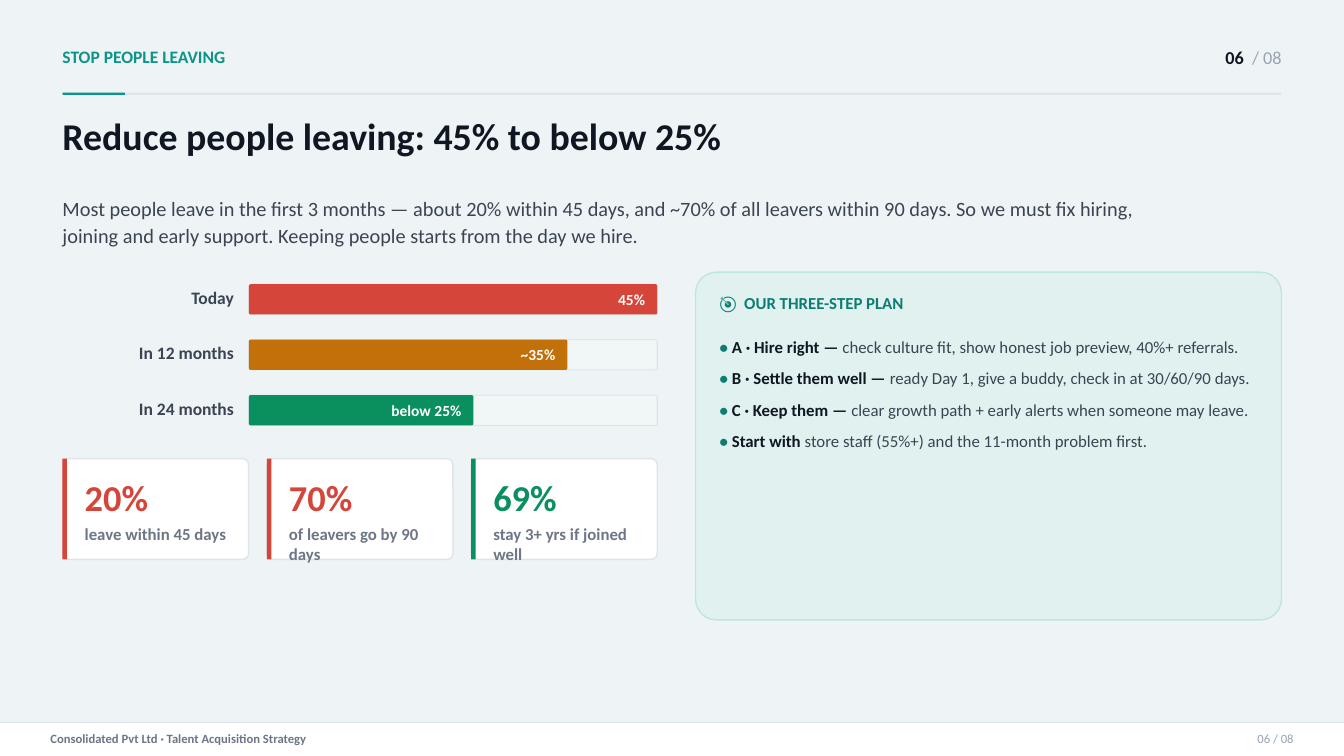
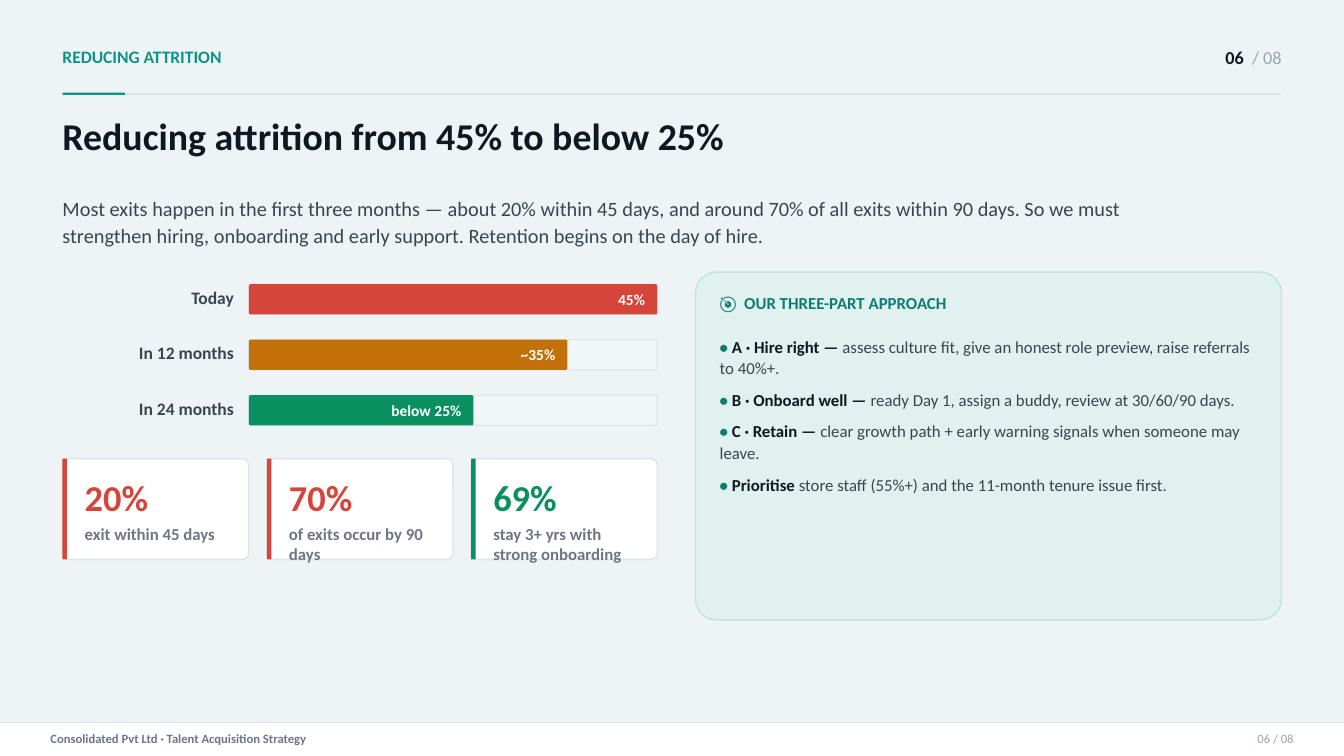
Before and after one commit to mi2arun/ta-strategy-consolidated, a slide deck: slide 7 of TA-Strategy.pptx. Drawn at 1344x756 pixels with LibreOffice and Linux fonts; fonts in the diff are those of the drawing. Boxes give left, top, right and bottom in pixels: in the first picture for what was removed or moved away, otherwise in the second. Text is boxed around its words. In the diff, an @@ line names an element or a change of style, - is before the commit and + after.

```diff
--- a/TA-Strategy.pptx
+++ b/TA-Strategy.pptx
@@ text at <box>62,51,222,63</box>: text changed @@
-STOP PEOPLE LEAVING
+REDUCING ATTRITION
@@ text at <box>62,123,724,157</box>: text changed @@
-Reduce people leaving: 45% to below 25%
+Reducing attrition from 45% to below 25%
@@ text at <box>62,202,1119,247</box>: text changed @@
-Most people leave in the first 3 months — about 20% within 45 days, and ~70% of all leavers within 90 days. So we must fix hiring, joining and early support. Keeping people starts from the day we hire.
+Most exits happen in the first three months — about 20% within 45 days, and around 70% of all exits within 90 days. So we must strengthen hiring, onboarding and early support. Retention begins on the day of hire.
@@ text at <box>744,298,947,309</box>: text changed @@
-🎯 OUR THREE-STEP PLAN
+🎯 OUR THREE-PART APPROACH
@@ text at <box>720,341,1250,493</box>: text changed @@
-• A · Hire right — check culture fit, show honest job preview, 40%+ referrals.
-• B · Settle them well — ready Day 1, give a buddy, check in at 30/60/90 days.
-• C · Keep them — clear growth path + early alerts when someone may leave.
-• Start with store staff (55%+) and the 11-month problem first.
+• A · Hire right — assess culture fit, give an honest role preview, raise referrals to 40%+.
+• B · Onboard well — ready Day 1, assign a buddy, review at 30/60/90 days.
+• C · Retain — clear growth path + early warning signals when someone may leave.
+• Prioritise store staff (55%+) and the 11-month tenure issue first.
@@ text at <box>85,528,215,543</box>: text changed @@
-leave within 45 days
+exit within 45 days
@@ text at <box>289,528,423,563</box>: text changed @@
-of leavers go by 90 days
+of exits occur by 90 days
@@ text at <box>493,528,621,563</box>: text changed @@
-stay 3+ yrs if joined well
+stay 3+ yrs with strong onboarding
```
Also in this commit, not shown: 9 other slides changed, 3 other files.
